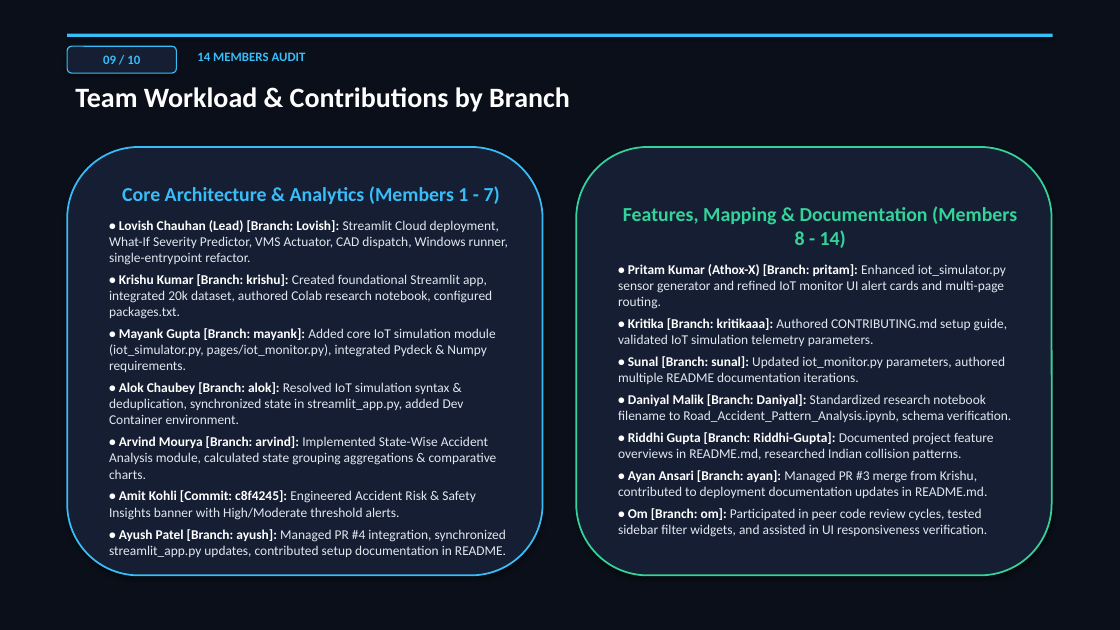
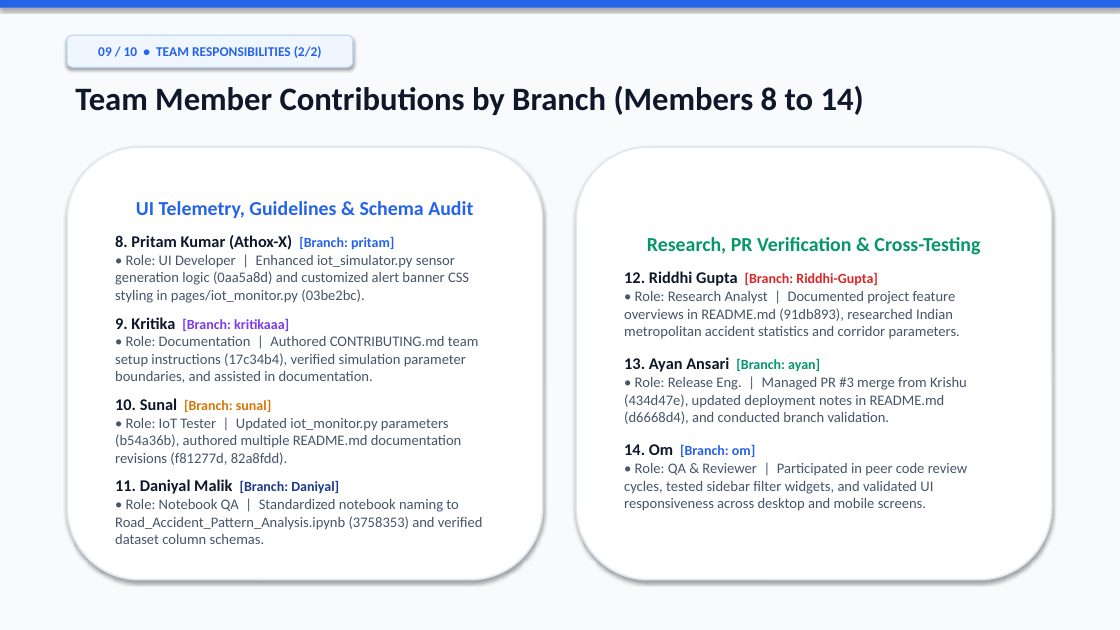
Before and after one commit to igris-bit/Road-Accident-Pattern-Analysis, a slide deck: slide 9 of docs/presentation/Road_Accident_Pattern_Analysis_Presentation.pptx. Drawn at 1120x630 pixels with LibreOffice and Linux fonts; fonts in the diff are those of the drawing. Boxes give left, top, right and bottom in pixels: in the first picture for what was removed or moved away, otherwise in the second. Text is boxed around its words. In the diff, an @@ line names an element or a change of style, - is before the commit and + after.

Commit message:
Update presentation to fresh clean tech theme, large readable typography, and dedicated member contribution slides

```diff
--- a/docs/presentation/Road_Accident_Pattern_Analysis_Presentation.pptx
+++ b/docs/presentation/Road_Accident_Pattern_Analysis_Presentation.pptx
@@ rectangle at (x1=0, y1=0, x2=1120, y2=630): fill #0B0F19 to #F8FAFC @@
@@ rectangle resized from (x1=67, y1=34, x2=1053, y2=37) to (x1=0, y1=0, x2=1120, y2=8) @@
@@ rectangle at (x1=0, y1=0, x2=1120, y2=8): fill #38BDF8 to #2563EB @@
@@ rounded rectangle "09 / 10 • TEAM ..." resized from (x1=67, y1=46, x2=176, y2=73) to (x1=67, y1=35, x2=353, y2=67) @@
@@ rounded rectangle "09 / 10 • TEAM ..." at (x1=67, y1=35, x2=353, y2=67): fill #151E32 to #EFF6FF; outline #38BDF8 1 pt to #BFDBFE 1 pt @@
@@ text in rounded rectangle at (x1=98, y1=46, x2=322, y2=58): text changed; size 11 to 11.5 pt; text colour #38BDF8 to #2563EB @@
-09 / 10
+09 / 10 • TEAM RESPONSIBILITIES (2/2)
@@ text removed at (x1=197, y1=52, x2=306, y2=61) @@
-14 MEMBERS AUDIT
@@ text at (x1=75, y1=86, x2=864, y2=115): text changed; size 24 to 28 pt; text colour #FFFFFF to #0F172A @@
-Team Workload & Contributions by Branch
+Team Member Contributions by Branch (Members 8 to 14)
@@ rounded rectangle "UI Telemetry, Guidelines & Schema ..." resized from (x1=67, y1=147, x2=543, y2=576) to (x1=67, y1=147, x2=543, y2=580) @@
@@ rounded rectangle "UI Telemetry, Guidelines & Schema ..." at (x1=67, y1=147, x2=543, y2=580): fill #151E32 to #FFFFFF; outline #38BDF8 1.5 pt to #E2E8F0 1.5 pt @@
@@ rounded rectangle "Research, PR Verification & Cross-Testing" resized from (x1=576, y1=147, x2=1052, y2=576) to (x1=576, y1=147, x2=1052, y2=580) @@
@@ rounded rectangle "Research, PR Verification & Cross-Testing" at (x1=576, y1=147, x2=1052, y2=580): fill #151E32 to #FFFFFF; outline #34D399 1.5 pt to #E2E8F0 1.5 pt @@
@@ text in rounded rectangle at (x1=115, y1=201, x2=483, y2=544): text changed; size 11.5 to 12.5 pt; text colour #E2E8F0 to #475569 @@
-Core Architecture & Analytics (Members 1 - 7)
-• Lovish Chauhan (Lead) [Branch: Lovish]: Streamlit Cloud deployment, What-If Severity Predictor, VMS Actuator, CAD dispatch, Windows runner, single-entrypoint refactor.
-• Krishu Kumar [Branch: krishu]: Created foundational Streamlit app, integrated 20k dataset, authored Colab research notebook, configured packages.txt.
-• Mayank Gupta [Branch: mayank]: Added core IoT simulation module (iot_simulator.py, pages/iot_monitor.py), integrated Pydeck & Numpy requirements.
-• Alok Chaubey [Branch: alok]: Resolved IoT simulation syntax & deduplication, synchronized state in streamlit_app.py, added Dev Container environment.
-• Arvind Mourya [Branch: arvind]: Implemented State-Wise Accident Analysis module, calculated state grouping aggregations & comparative charts.
-• Amit Kohli [Commit: c8f4245]: Engineered Accident Risk & Safety Insights banner with High/Moderate threshold alerts.
-• Ayush Patel [Branch: ayush]: Managed PR #4 integration, synchronized streamlit_app.py updates, contributed setup documentation in README.
+UI Telemetry, Guidelines & Schema Audit
+8. Pritam Kumar (Athox-X) [Branch: pritam]
+• Role: UI Developer | Enhanced iot_simulator.py sensor generation logic (0aa5a8d) and customized alert banner CSS styling in pages/iot_monitor.py (03be2bc).
+9. Kritika [Branch: kritikaaa]
+• Role: Documentation | Authored CONTRIBUTING.md team setup instructions (17c34b4), verified simulation parameter boundaries, and assisted in documentation.
+10. Sunal [Branch: sunal]
+• Role: IoT Tester | Updated iot_monitor.py parameters (b54a36b), authored multiple README.md documentation revisions (f81277d, 82a8fdd).
+11. Daniyal Malik [Branch: Daniyal]
+• Role: Notebook QA | Standardized notebook naming to Road_Accident_Pattern_Analysis.ipynb (3758353) and verified dataset column schemas.
@@ text in rounded rectangle at (x1=624, y1=237, x2=980, y2=511): text changed; size 11.5 to 12.5 pt; text colour #E2E8F0 to #475569 @@
-Features, Mapping & Documentation (Members 8 - 14)
-• Pritam Kumar (Athox-X) [Branch: pritam]: Enhanced iot_simulator.py sensor generator and refined IoT monitor UI alert cards and multi-page routing.
-• Kritika [Branch: kritikaaa]: Authored CONTRIBUTING.md setup guide, validated IoT simulation telemetry parameters.
-• Sunal [Branch: sunal]: Updated iot_monitor.py parameters, authored multiple README documentation iterations.
-• Daniyal Malik [Branch: Daniyal]: Standardized research notebook filename to Road_Accident_Pattern_Analysis.ipynb, schema verification.
-• Riddhi Gupta [Branch: Riddhi-Gupta]: Documented project feature overviews in README.md, researched Indian collision patterns.
-• Ayan Ansari [Branch: ayan]: Managed PR #3 merge from Krishu, contributed to deployment documentation updates in README.md.
-• Om [Branch: om]: Participated in peer code review cycles, tested sidebar filter widgets, and assisted in UI responsiveness verification.
+Research, PR Verification & Cross-Testing
+12. Riddhi Gupta [Branch: Riddhi-Gupta]
+• Role: Research Analyst | Documented project feature overviews in README.md (91db893), researched Indian metropolitan accident statistics and corridor parameters.
+13. Ayan Ansari [Branch: ayan]
+• Role: Release Eng. | Managed PR #3 merge from Krishu (434d47e), updated deployment notes in README.md (d6668d4), and conducted branch validation.
+14. Om [Branch: om]
+• Role: QA & Reviewer | Participated in peer code review cycles, tested sidebar filter widgets, and validated UI responsiveness across desktop and mobile screens.
```
Also in this commit, not shown: 8 other slides changed, 1 slide added, 1 slide removed, 1 other file.
